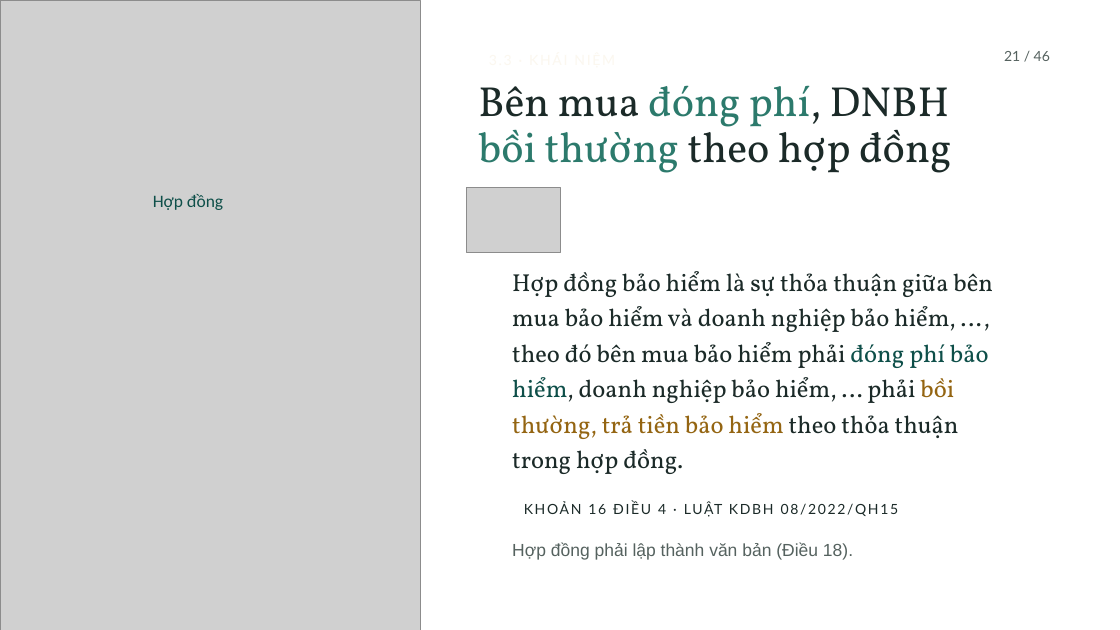
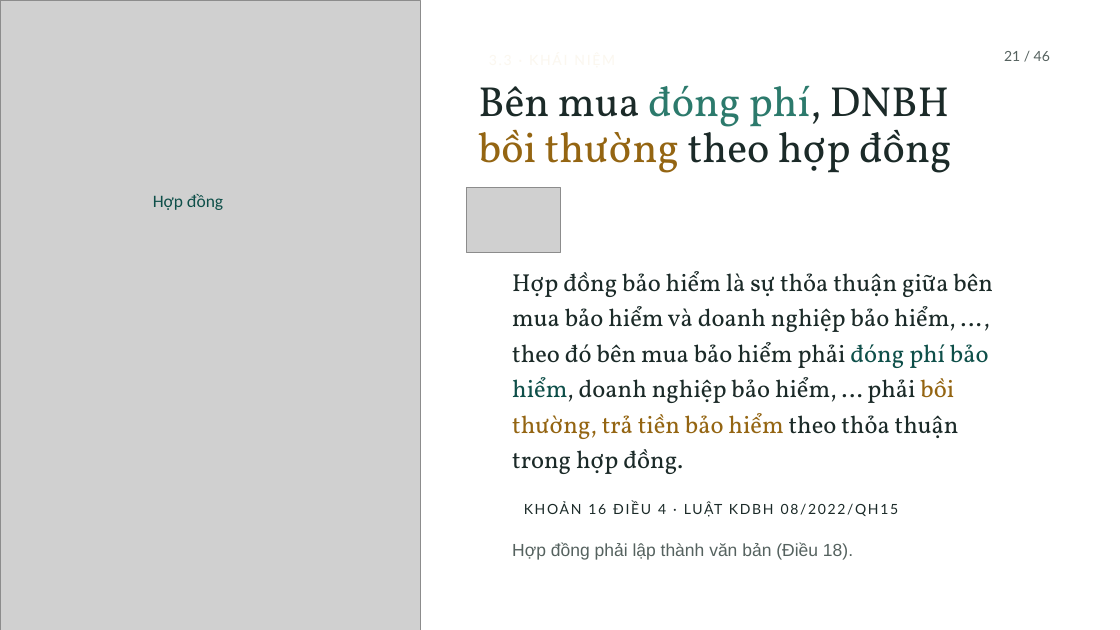
Before and after one commit to tranquanghaofake-dotcom/Law, a slide deck: slide 6 of docs/bai/ch3-bao-hiem-thuong-mai/mau-cong.pptx. Drawn at 1120x630 pixels with LibreOffice and Linux fonts; fonts in the diff are those of the drawing; grey boxes stand for pictures; background and template pictures are left out. Boxes give left, top, right and bottom in pixels: in the first picture for what was removed or moved away, otherwise in the second. Text is boxed around its words. In the diff, an @@ line names an element or a change of style, - is before the commit and + after.

```diff
--- a/docs/bai/ch3-bao-hiem-thuong-mai/mau-cong.pptx
+++ b/docs/bai/ch3-bao-hiem-thuong-mai/mau-cong.pptx
@@ title at bbox=[478, 121, 952, 173]: text colour #2C7A6C to #946512 in "bồi thường" @@
```
Also in this commit, not shown: 2 other slides changed, 16 other files.
